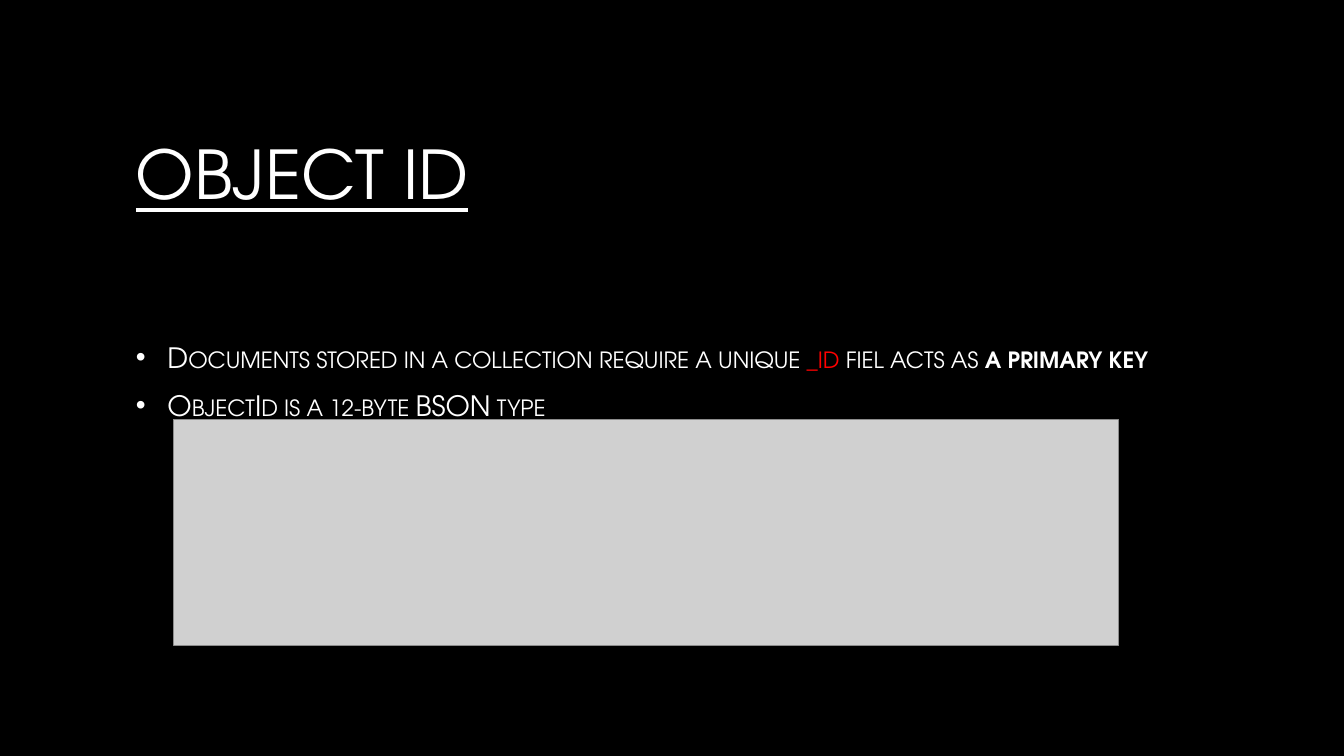
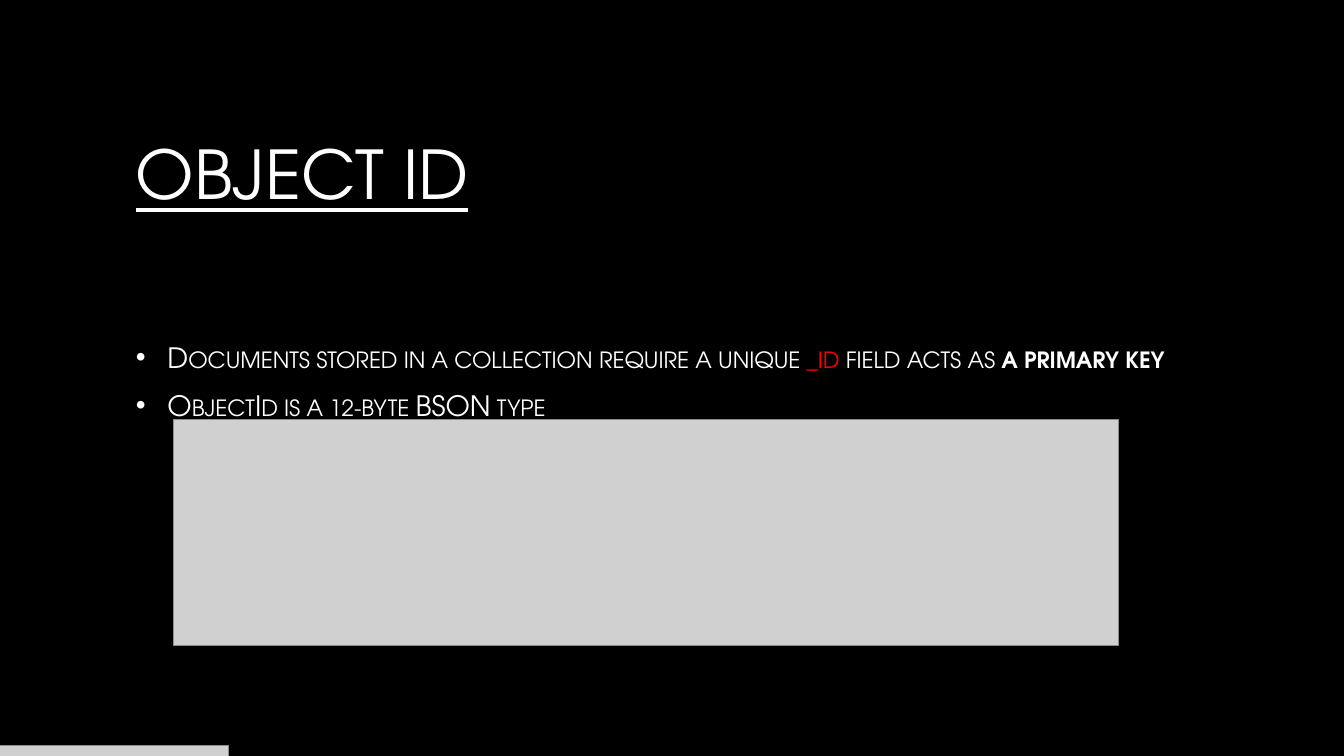
Before and after one commit to fnaticTrucMinh/UIT_AEP_BigDataRESEARCH, a slide deck: slide 13 of MongoDB/MongoDB.pptx (slide 8 before the commit). Drawn at 1344x756 pixels with LibreOffice and Linux fonts; fonts in the diff are those of the drawing; grey boxes stand for pictures; background and template pictures are left out. Boxes give left, top, right and bottom in pixels: in the first picture for what was removed or moved away, otherwise in the second. Text is boxed around its words. In the diff, an @@ line names an element or a change of style, - is before the commit and + after.

```diff
--- a/MongoDB/MongoDB.pptx
+++ b/MongoDB/MongoDB.pptx
@@ text at [316,351,1164,371]: text changed @@
-• Documents stored in a collection require a unique _id fiel acts as a primary key
+• Documents stored in a collection require a unique _id field acts as a primary key
@@ picture added at [0,746,228,756] @@
```
Also in this commit, not shown: 6 other slides changed, 8 slides added, 1 slide removed.
